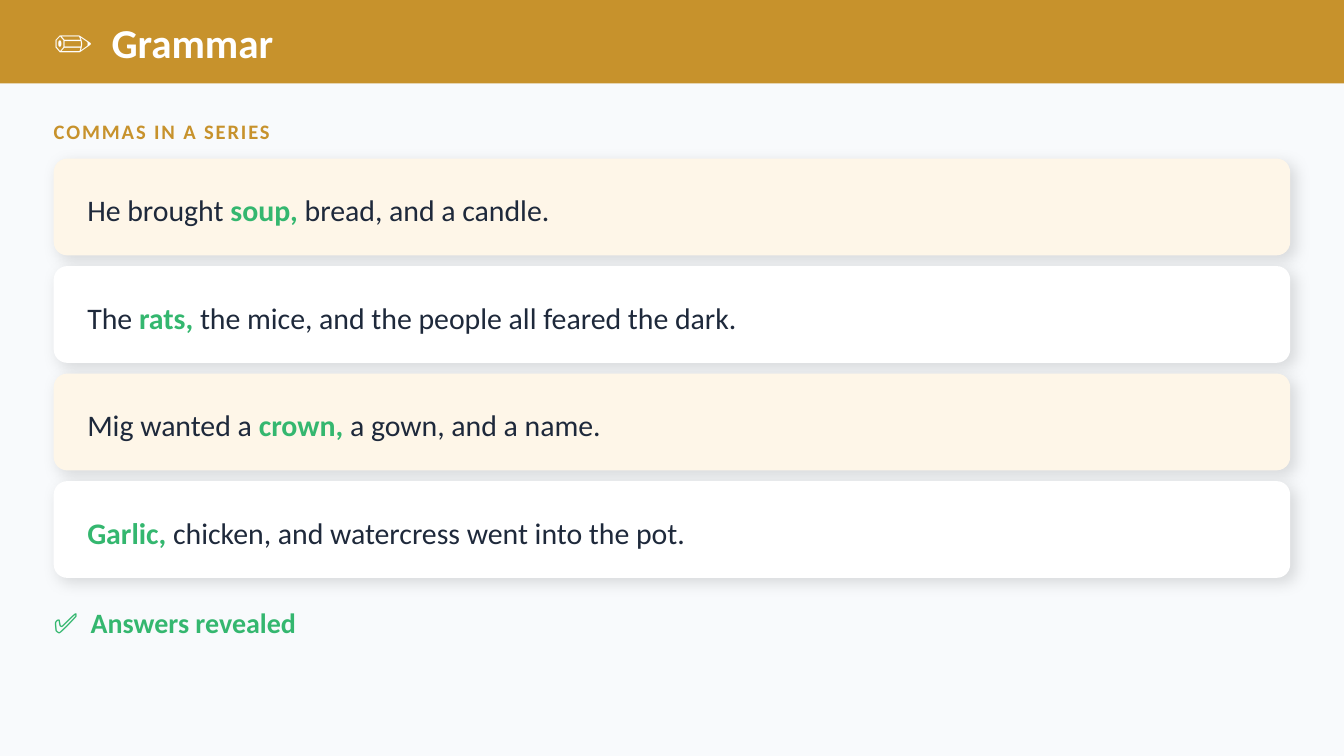
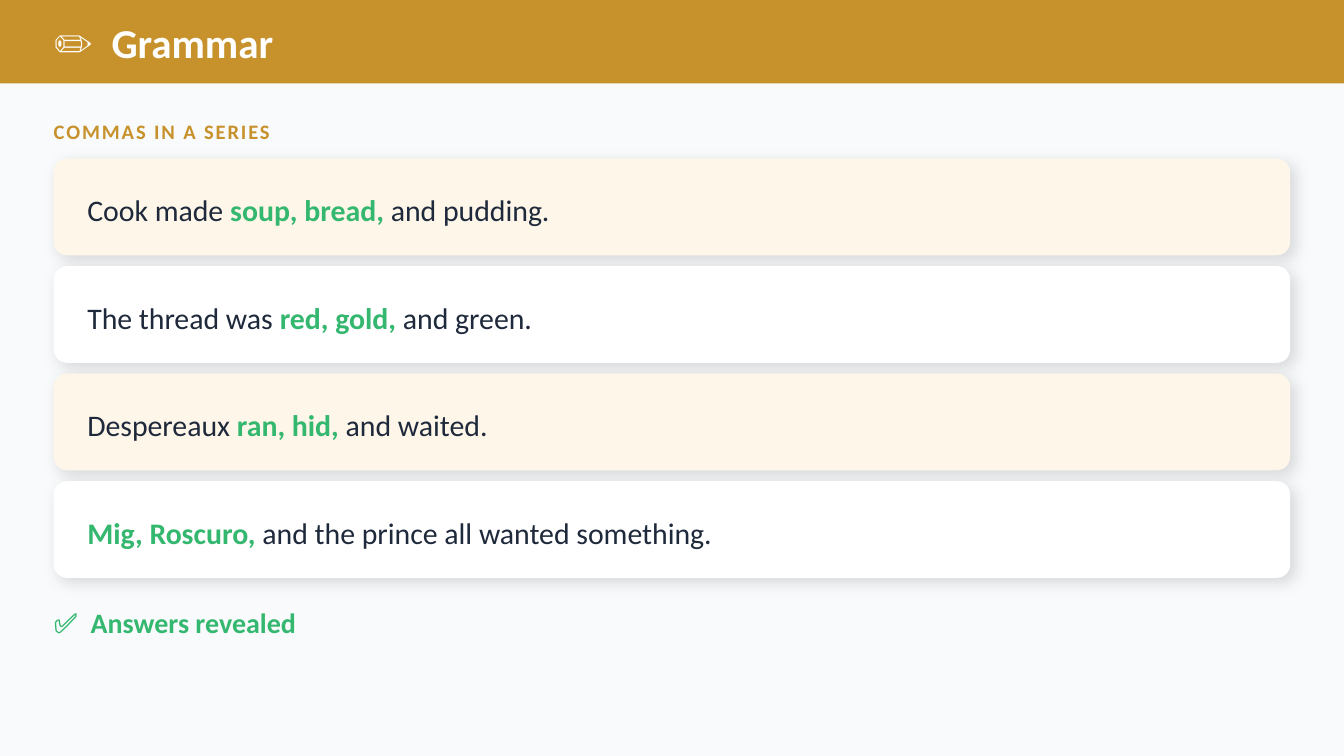
Before and after one commit to optimaondemand/optima-3rd-ela, a slide deck: slide 15 of Planning docs/Slides/lesson-14-2-teacher-slides.pptx (slide 12 before the commit). Drawn at 1344x756 pixels with LibreOffice and Linux fonts; fonts in the diff are those of the drawing. Boxes give left, top, right and bottom in pixels: in the first picture for what was removed or moved away, otherwise in the second. Text is boxed around its words. In the diff, an @@ line names an element or a change of style, - is before the commit and + after.

```diff
--- a/Planning docs/Slides/lesson-14-2-teacher-slides.pptx
+++ b/Planning docs/Slides/lesson-14-2-teacher-slides.pptx
@@ text at (87, 200, 549, 226): text changed @@
-He brought soup, bread, and a candle.
+Cook made soup, bread, and pudding.
@@ text at (87, 308, 532, 334): text changed @@
-The rats, the mice, and the people all feared the dark.
+The thread was red, gold, and green.
@@ text at (87, 415, 488, 441): text changed @@
-Mig wanted a crown, a gown, and a name.
+Despereaux ran, hid, and waited.
@@ text at (87, 523, 711, 549): text changed @@
-Garlic, chicken, and watercress went into the pot.
+Mig, Roscuro, and the prince all wanted something.
```
Also in this commit, not shown: 4 other slides changed, 6 slides added, 3 slides removed, 42 other files.
